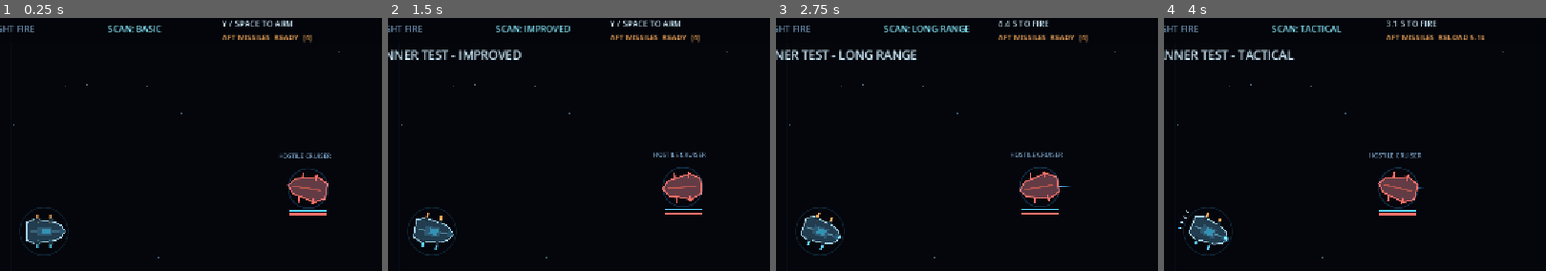
Above: before the commit, frames 1-4 (left to right).
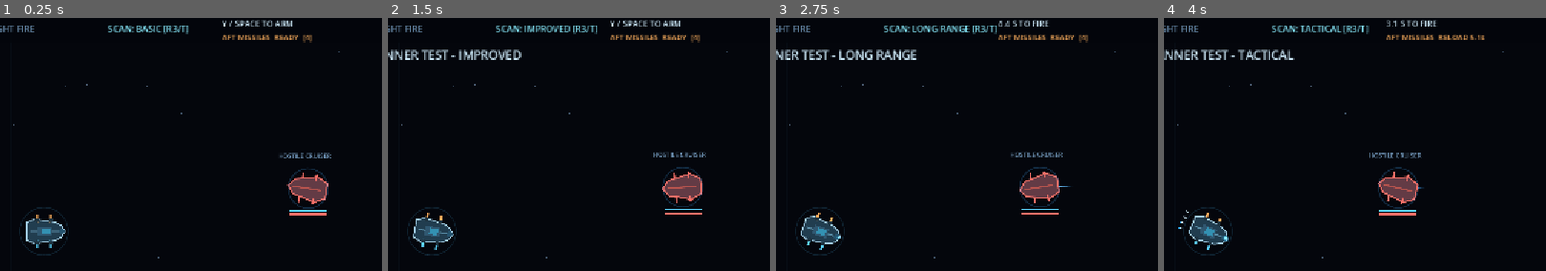
Above: after the commit, the same moments.

Repository: Jonty303/Project-OmegaWar
Game: Godot game, scene res://scenes/fleet_test.tscn
The game is run twice, just before and just after one commit, with the same random seed, the same clock (stepped at 60 frames per second) and the same inputs.
Inputs (mouse positions are % of the whole screen's width and height, from its top left):
- Up to frame 1 (0.25 s): no input
- Up to frame 2 (1.5 s): tap Enter (ui_accept) at 0.5, 0.77 s; move the mouse to (72, 45) at 0.52 s; hold D (fc_turn_right) 0.53-1.25 s; tap T (fc_scanner) at 0.6 s; click (72, 45) at 0.67 s; drag from (30, 55) to (45, 70) at 1.27 s
- Up to frame 3 (2.75 s): move the mouse to (60, 28) at 2.02 s; hold D (fc_turn_right) from 2.03 s (still down); tap Space (fc_beam) at 2.1 s; tap T (fc_scanner) at 2.3 s
- Up to frame 4 (4 s): release D (fc_turn_right) at 2.75 s; drag from (45, 70) to (20, 35) at 2.77 s; move the mouse to (80, 65) at 3.52 s; hold A (fc_turn_left) from 3.53 s (still down); tap F (fc_missile) at 3.6 s; tap Enter (ui_accept) at 3.77 s; tap T (fc_scanner) at 3.8 s
The pictures show only the part of the screen within x 44-94%, y 8-58%; the shares and areas given below are measured in that part.

The runs differ from the first frame. In frame 1, 0.1% of the frame differs, in the area x 42-50%, y 3-7%; in frame 2, 0.1%; in frame 3, 0.1%; in frame 4, 0.1%.

Commit message:
test: bind R3 to cycle scanner upgrade tiers without using reserved D-pad

Diff:
--- a/scripts/fleet_test.gd
+++ b/scripts/fleet_test.gd
@@ -165,6 +165,8 @@
     pad_button("fc_starboard", JOY_BUTTON_B)
     pad_button("fc_beam", JOY_BUTTON_Y)
     pad_button("fc_missile", JOY_BUTTON_A)
+    # Temporary scanner-tier test on R3; the D-pad stays reserved.
+    pad_button("fc_scanner", JOY_BUTTON_RIGHT_STICK)
     # D-pad remains free for later shield/command radial menu.
     pad_axis("fc_turn_left", JOY_AXIS_LEFT_X, -1.0)
     pad_axis("fc_turn_right", JOY_AXIS_LEFT_X, 1.0)
@@ -1912,7 +1914,7 @@
         HORIZONTAL_ALIGNMENT_LEFT, -1, 14, PORT_COLOR if port_order else MUTED)
     draw_string(font, Vector2(378, 87), "STBD  %s  [%02d]  %s" % [star_status, int(starboard_ammo), star_lock],
         HORIZONTAL_ALIGNMENT_LEFT, -1, 14, STARBOARD_COLOR if starboard_order else MUTED)
-    draw_string(font, Vector2(700, 87), "SCAN: " + scanner_name(),
+    draw_string(font, Vector2(700, 87), "SCAN: " + scanner_name() + " [R3/T]",
         HORIZONTAL_ALIGNMENT_LEFT, -1, 14, BEAM_COLOR)
 
     var charge_ratio := charge / CHARGE_SECONDS
